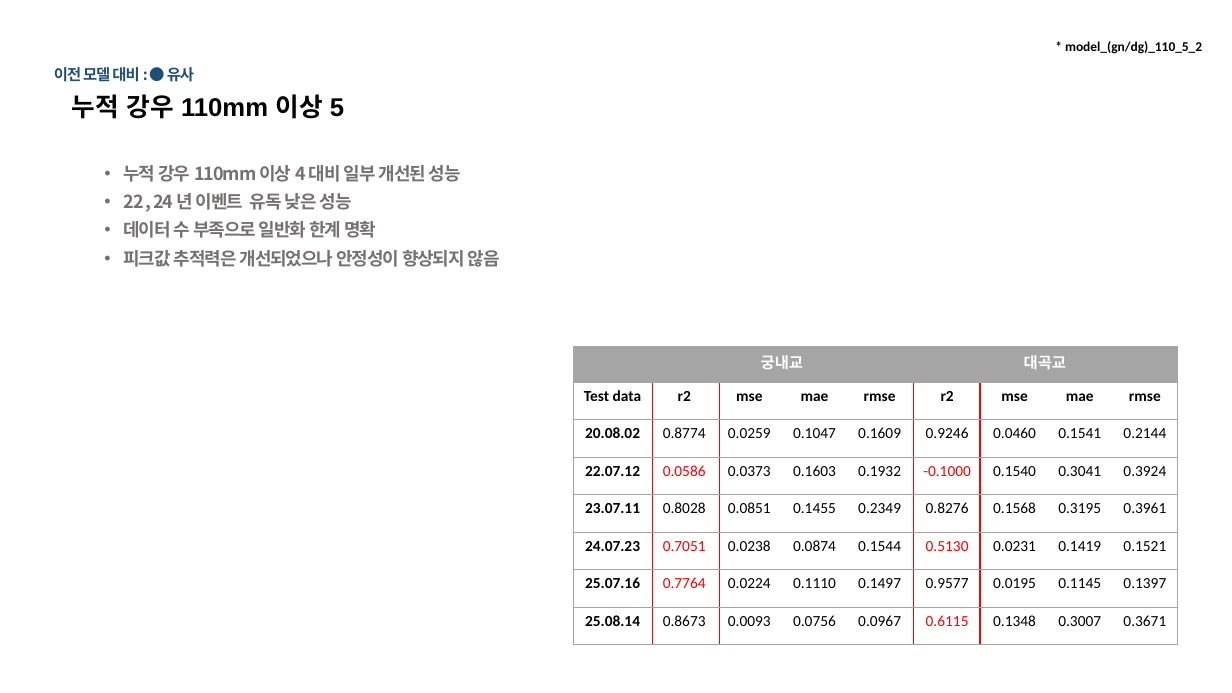
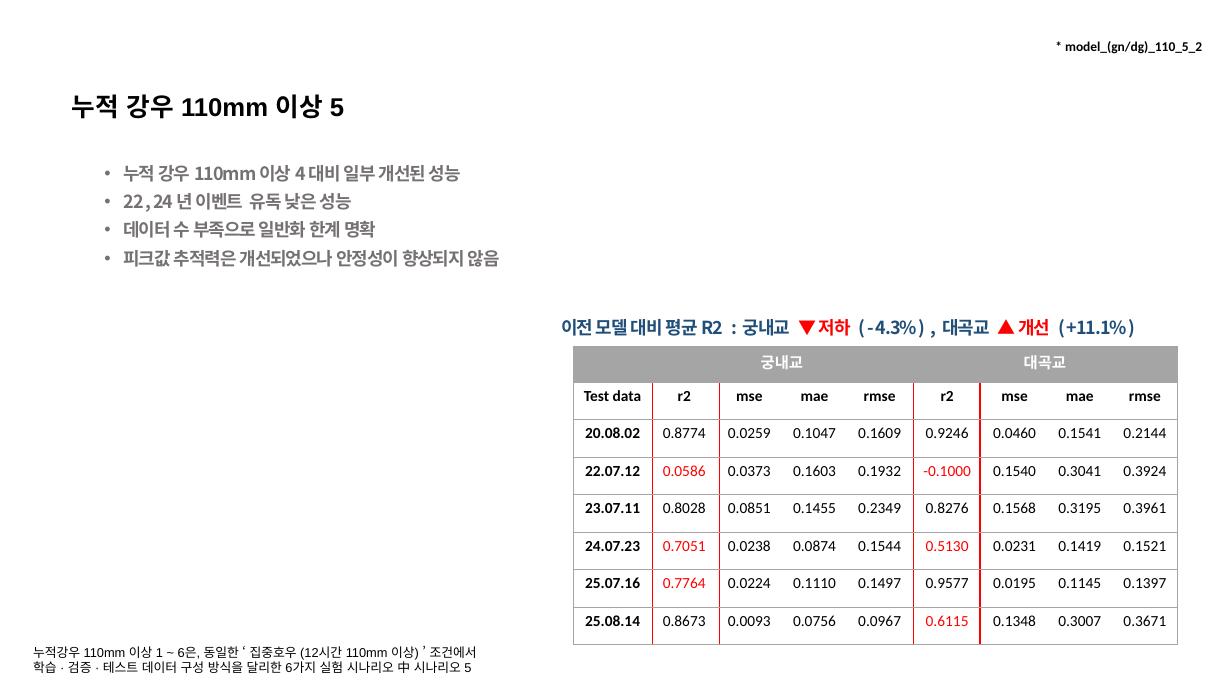
Before and after one commit to JEONGMIN0000/TrainDataCreater_LSTM, a slide deck: slide 15 of ParallelLSTM/result/Parallel LSTM 결과 보고.pptx. Drawn at 1232x693 pixels with LibreOffice and Linux fonts; fonts in the diff are those of the drawing. Boxes give left, top, right and bottom in pixels: in the first picture for what was removed or moved away, otherwise in the second. Text is boxed around its words. In the diff, an @@ line names an element or a change of style, - is before the commit and + after.

Commit message:
결과 파일 개선 정확도 추가

```diff
--- a/ParallelLSTM/result/Parallel LSTM 결과 보고.pptx
+++ b/ParallelLSTM/result/Parallel LSTM 결과 보고.pptx
@@ text removed at (54, 67, 194, 82) @@
-이전 모델 대비 : ● 유사
@@ text added at (561, 319, 1127, 336), 14 pt, text #1F4E79, bold @@
+이전 모델 대비 평균 R2 : 궁내교 ▼ 저하 ( - 4.3% ) , 대곡교 ▲ 개선 ( +11.1% )
@@ text added at (33, 646, 477, 673), 10 pt, text #000000 @@
+누적강우 110mm 이상 1 ~ 6은, 동일한 ‘ 집중호우 (12시간 110mm 이상) ’ 조건에서
+학습 · 검증 · 테스트 데이터 구성 방식을 달리한 6가지 실험 시나리오 中 시나리오 5
```
Also in this commit, not shown: 19 other slides changed, 1 other file.
